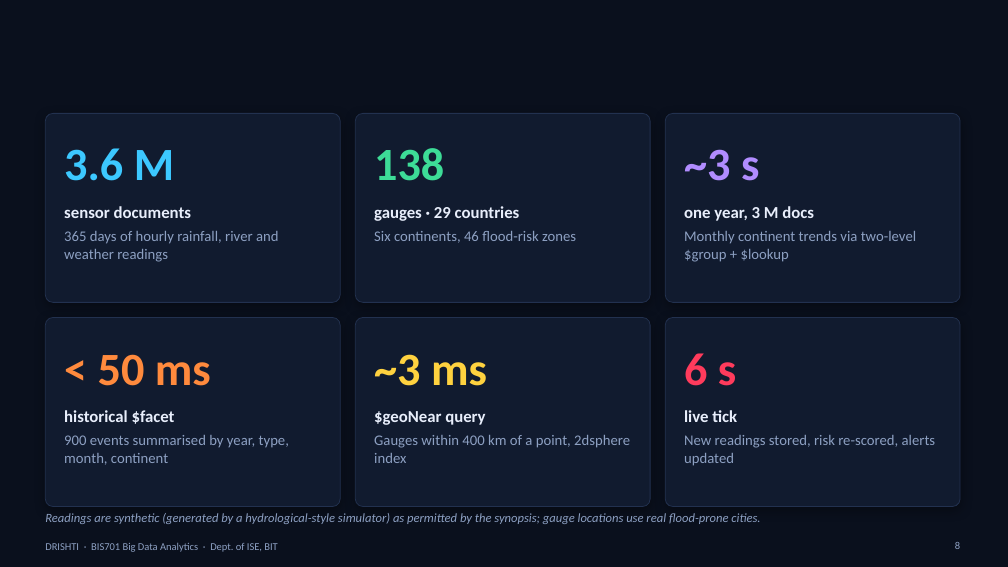
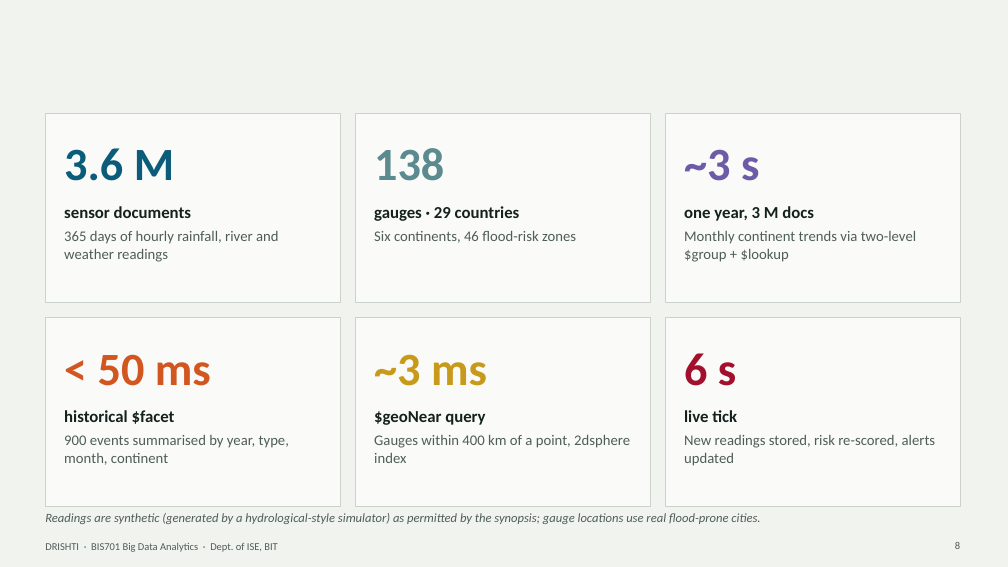
Before and after one commit to mevichitra/drishti-disaster-intelligence, a slide deck: slide 8 of docs/DRISHTI_BDA_Presentation.pptx. Drawn at 1008x567 pixels with LibreOffice and Linux fonts; fonts in the diff are those of the drawing. Boxes give left, top, right and bottom in pixels: in the first picture for what was removed or moved away, otherwise in the second. Text is boxed around its words. In the diff, an @@ line names an element or a change of style, - is before the commit and + after.

Commit message:
Redesign UI on a documented design system (flood-bulletin aesthetic); restyle deck

```diff
--- a/docs/DRISHTI_BDA_Presentation.pptx
+++ b/docs/DRISHTI_BDA_Presentation.pptx
@@ background #0A101D to #F1F3EF @@
@@ text "3.6 M" at bbox=[64, 148, 174, 181]: text colour #3CC8FF to #0B5C7A @@
@@ text "138" at bbox=[374, 148, 444, 181]: text colour #3DDC97 to #5B8A8F @@
@@ text "~3 s" at bbox=[684, 149, 759, 181]: text colour #B18CFF to #6D5BA8 @@
@@ rounded rectangle to rectangle; fill #111B2F to #FAFBF8; outline #22314F 0.75 pt to #CBD2CA 0.75 pt; shadow off in 6 elements at bbox=[45, 113, 340, 302], bbox=[355, 113, 650, 302], bbox=[665, 113, 960, 302], bbox=[45, 318, 340, 507], bbox=[355, 318, 650, 507], bbox=[665, 318, 960, 507] @@
@@ text "< 50 ms" at bbox=[98, 354, 211, 386]: text colour #FF8A3D to #D1561F @@
@@ text "~3 ms" at bbox=[374, 354, 487, 386]: text colour #FFD23F to #C79A1B @@
@@ text "6 s" at bbox=[684, 353, 736, 386]: text colour #FF3B5C to #A3102E @@
@@ text colour #E8EEFB to #15211E in 6 elements at bbox=[64, 206, 191, 218], bbox=[374, 206, 520, 221], bbox=[684, 206, 814, 221], bbox=[64, 410, 175, 424], bbox=[374, 411, 485, 425], bbox=[684, 410, 737, 422] @@
@@ text colour #8DA0C2 to #4F5D58 in 9 elements at bbox=[64, 231, 279, 262], bbox=[374, 231, 576, 243], bbox=[684, 231, 916, 262], bbox=[64, 435, 289, 465], bbox=[374, 435, 630, 463], bbox=[684, 435, 936, 466], bbox=[45, 513, 760, 524], bbox=[955, 542, 960, 549], bbox=[45, 543, 277, 552] @@
```
Also in this commit, not shown: 17 other slides changed, 30 other files.
